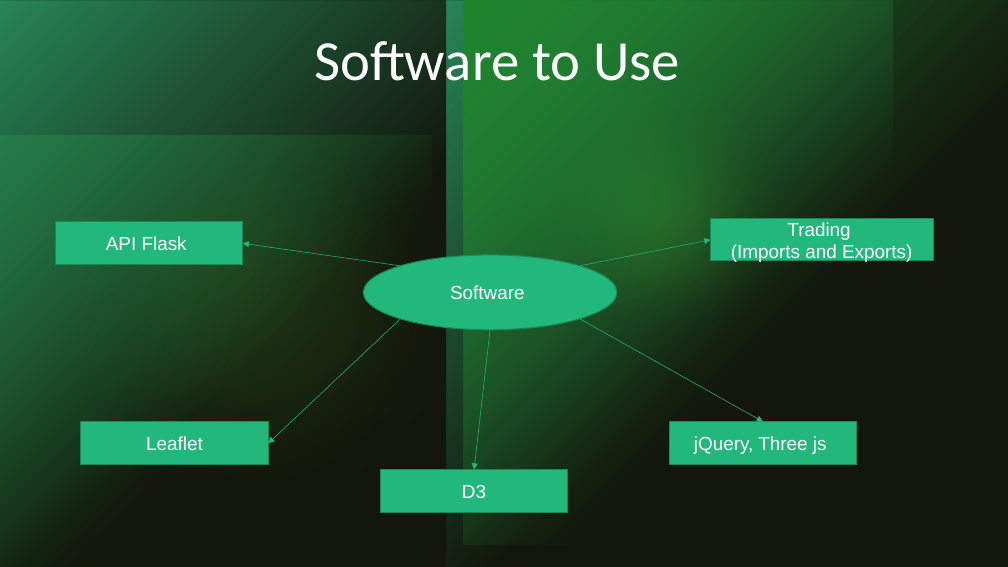
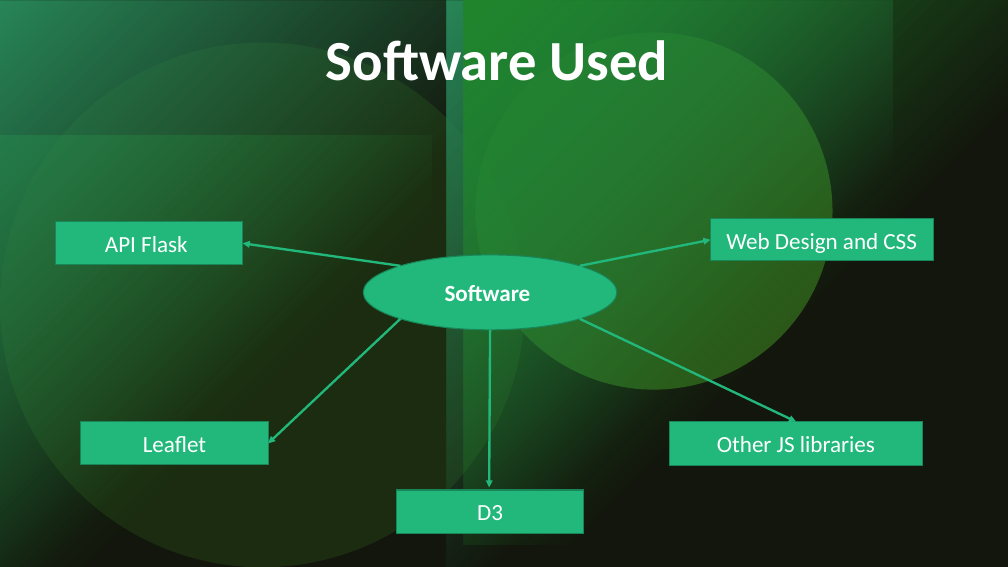
Before and after one commit to hiu-lai/Project-3, a slide deck: slide 3 of Presentation PPT.pptx (slide 4 before the commit). Drawn at 1008x567 pixels with LibreOffice and Linux fonts; fonts in the diff are those of the drawing. Boxes give left, top, right and bottom in pixels: in the first picture for what was removed or moved away, otherwise in the second. Text is boxed around its words. In the diff, an @@ line names an element or a change of style, - is before the commit and + after.

```diff
--- a/Presentation PPT.pptx
+++ b/Presentation PPT.pptx
@@ mirrored; rotation 180 to 0 degrees in 3 elements at box(0, 0, 447, 567), box(447, 0, 894, 567), box(464, 0, 1008, 545) @@
@@ title at box(326, 33, 668, 94): text changed; bold on @@
-Software to Use
+Software Used
@@ mirrored; rotation 0 to 180 degrees in 3 elements at box(476, 33, 833, 389), box(0, 42, 525, 567), box(0, 136, 432, 567) @@
@@ rectangle "Web Design and CSS" at box(711, 219, 933, 261): outline #19885B 1 pt to #188659 1 pt @@
@@ text in rectangle at box(726, 233, 916, 253): text changed; size 18 to 22 pt; font Arial to Calibri @@
-Trading
-(Imports and Exports)
+Web Design and CSS
@@ arrow (401, 266) - (243, 243): stroke #22B87B 0.5 pt to #22B87B 2.25 pt @@
@@ ellipse "Software" at box(364, 255, 617, 330): size 18 to 22 pt, font Arial to Calibri, bold on; outline #19885B 1 pt to #188659 1 pt @@
@@ arrow (580, 266) - (711, 240): stroke #22B87B 0.5 pt to #22B87B 2.25 pt @@
@@ arrow (401, 319) - (268, 443): stroke #22B87B 0.5 pt to #22B87B 2.25 pt @@
@@ arrow moved from (580, 319) - (763, 422) to (580, 319) - (796, 422) @@
@@ arrow (580, 319) - (796, 422): stroke #22B87B 0.5 pt to #22B87B 2.25 pt @@
@@ arrow moved from (490, 330) - (474, 470) to (490, 330) - (489, 488) @@
@@ arrow (490, 330) - (489, 488): stroke #22B87B 0.5 pt to #22B87B 2.25 pt @@
@@ rectangle "Other JS libraries" at box(669, 422, 923, 465): outline #19885B 1 pt to #188659 1 pt @@
@@ rectangle "Other JS libraries": place and size @@
-rectangle "Other JS libraries" at box(669, 422, 857, 465)
+rectangle "Other JS libraries" at box(669, 422, 923, 465)
@@ text in rectangle at box(717, 436, 875, 452): text changed; size 18 to 22 pt; font Arial to Calibri @@
-jQuery, Three js
+Other JS libraries
@@ size 18 to 22 pt, font Arial to Calibri; outline #19885B 1 pt to #188659 1 pt in 3 elements at box(55, 222, 243, 265), box(81, 422, 268, 465), box(396, 490, 584, 533) @@
@@ rectangle "D3": place and size @@
-rectangle "D3" at box(380, 470, 568, 513)
+rectangle "D3" at box(396, 490, 584, 533)
```
Also in this commit, not shown: 1 other slide changed, 11 slides added, 5 slides removed.
